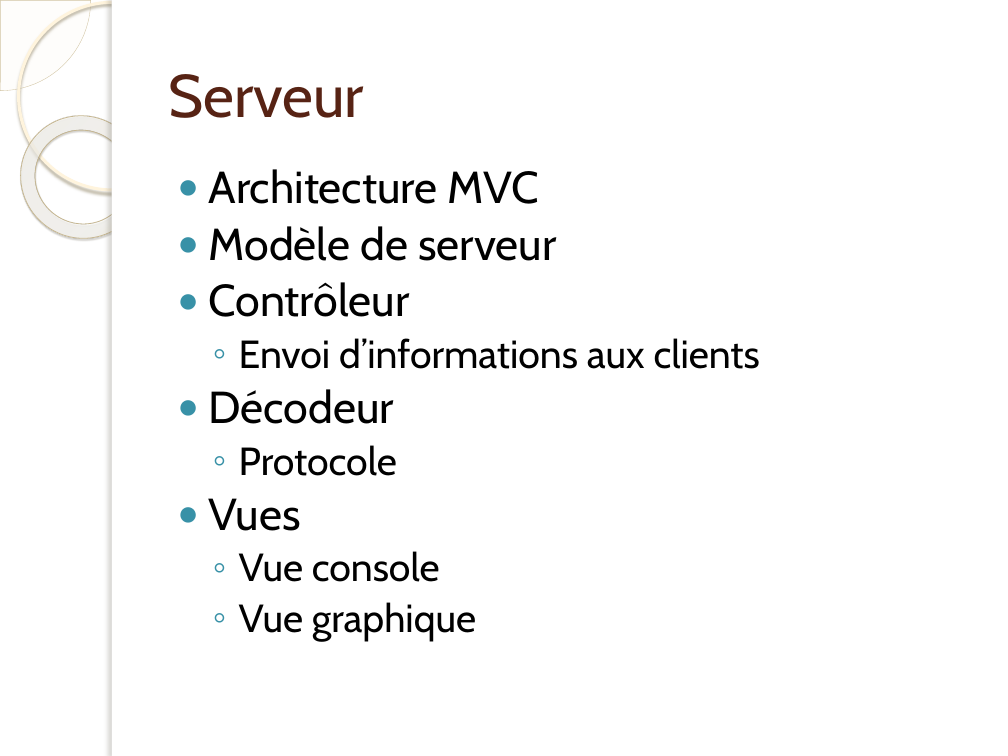
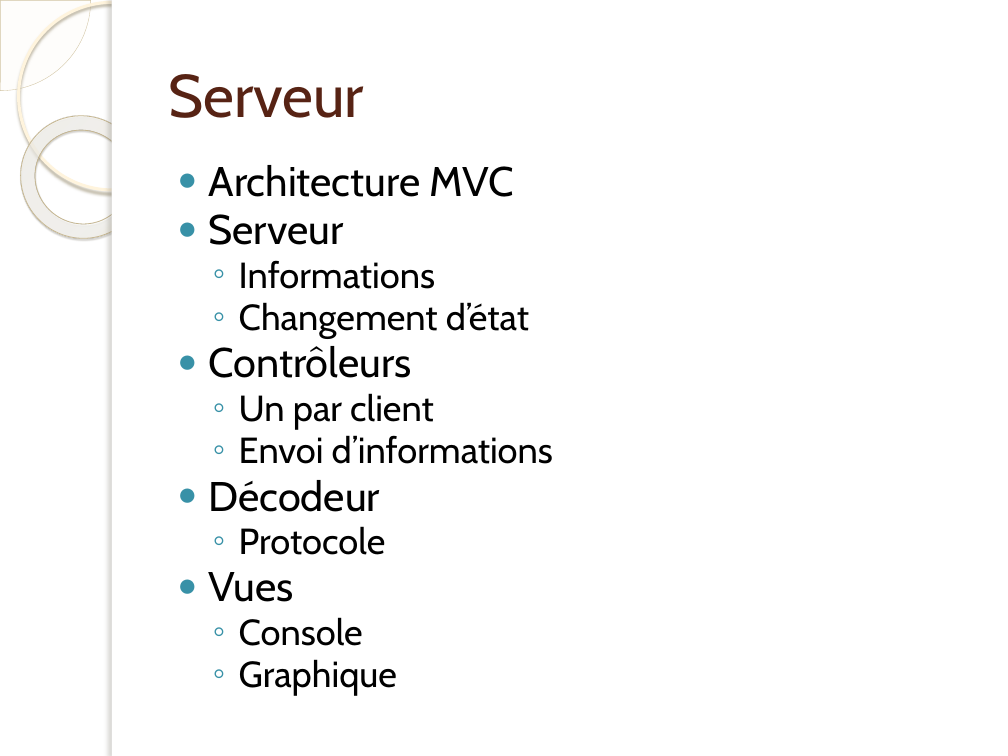
Before and after one commit to jonesbusy/killerbox, a slide deck: slide 6 of Documentation/presentation.pptx. Drawn at 1008x756 pixels with LibreOffice and Linux fonts; fonts in the diff are those of the drawing; background and template pictures are left out. Boxes give left, top, right and bottom in pixels: in the first picture for what was removed or moved away, otherwise in the second. Text is boxed around its words. In the diff, an @@ line names an element or a change of style, - is before the commit and + after.

```diff
--- a/Documentation/presentation.pptx
+++ b/Documentation/presentation.pptx
@@ text at [209, 165, 515, 602]: size 32 to 29.6 pt in "Architecture MVC", "Décodeur", "Vues"; size 28 to 25.9 pt in "Protocole"; line spacing 0.9 to 0.8 @@
@@ text at [209, 214, 553, 464]: text changed; size 28 to 25.9 pt @@
-● Modèle de serveur
-● Contrôleur
-  ◦ Envoi d’informations aux clients
+● Serveur
+  ◦ Informations
+  ◦ Changement d’état
+● Contrôleurs
+  ◦ Un par client
+  ◦ Envoi d’informations
@@ text at [239, 617, 397, 696]: text changed; size 28 to 25.9 pt @@
-  ◦ Vue console
-  ◦ Vue graphique
+  ◦ Console
+  ◦ Graphique
```
Also in this commit, not shown: 3 other slides changed, 1 slide added, 1 slide removed, 3 other files.
